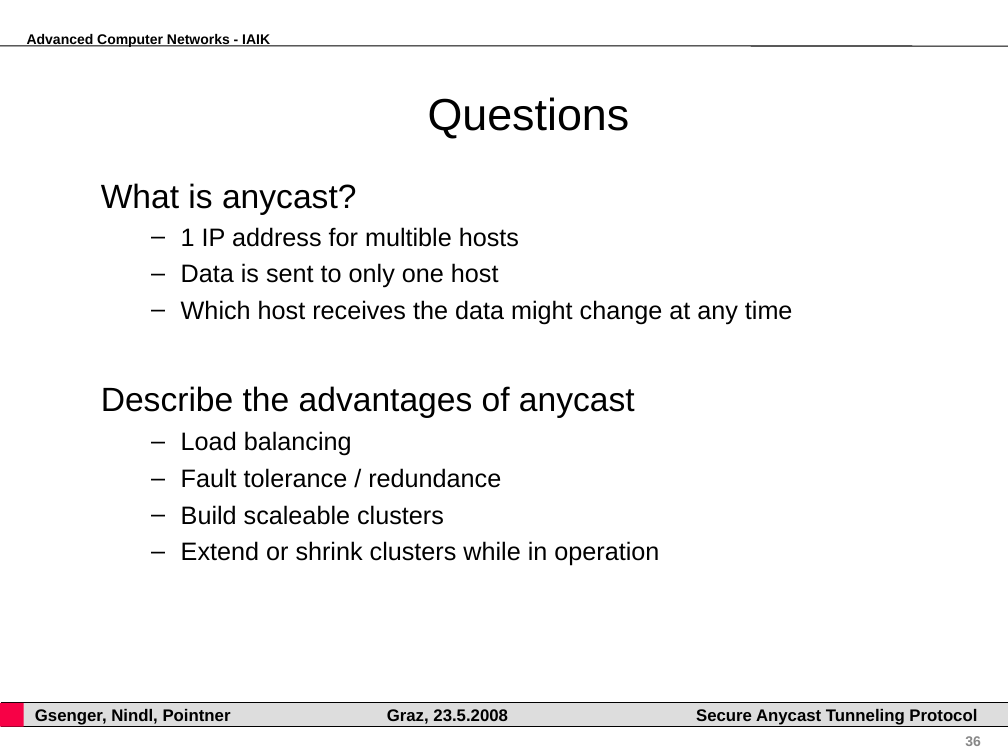
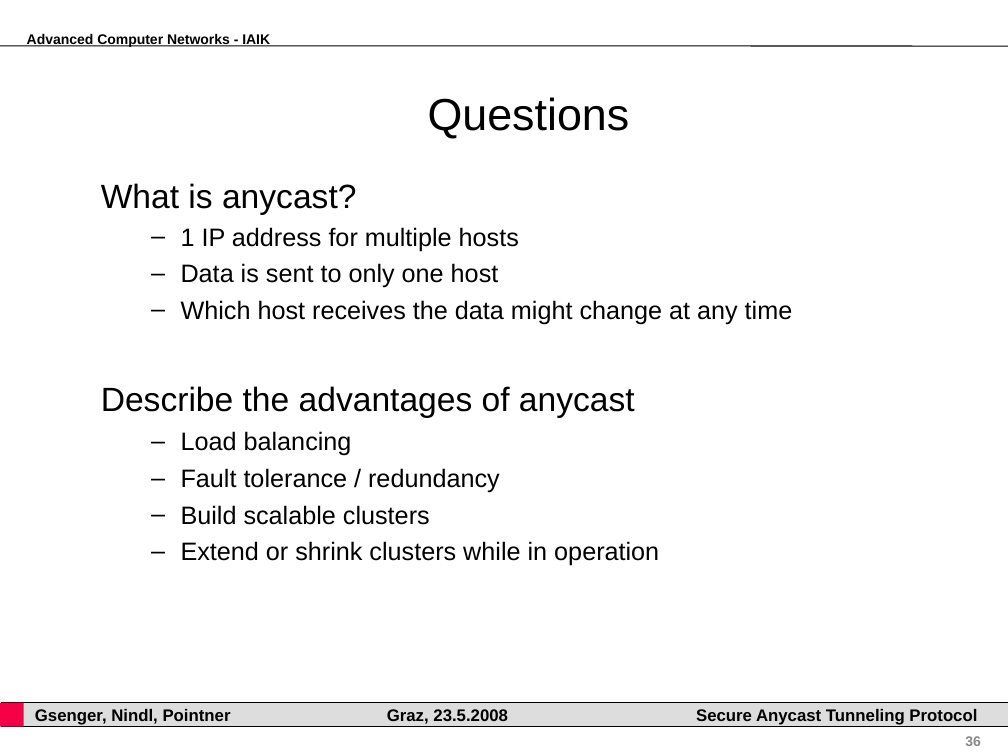
Before and after one commit to pyhedgehog/anytun, a slide deck: slide 36 of papers/acn.ppt. Drawn at 1008x756 pixels with LibreOffice and Linux fonts; fonts in the diff are those of the drawing; background and template pictures are left out. Boxes give left, top, right and bottom in pixels: in the first picture for what was removed or moved away, otherwise in the second. Text is boxed around its words. In the diff, an @@ line names an element or a change of style, - is before the commit and + after.

Commit message:
fixed some typo @ acn presention

```diff
--- a/papers/acn.ppt
+++ b/papers/acn.ppt
@@ text at [101, 183, 793, 566]: indent changed @@
@@ text at [181, 227, 519, 251]: text changed @@
-  – 1 IP address for multible hosts
+  – 1 IP address for multiple hosts
@@ text at [181, 468, 500, 525]: text changed @@
-  – Fault tolerance / redundance
-  – Build scaleable clusters
+  – Fault tolerance / redundancy
+  – Build scalable clusters
```
Also in this commit, not shown: 23 other slides changed.
